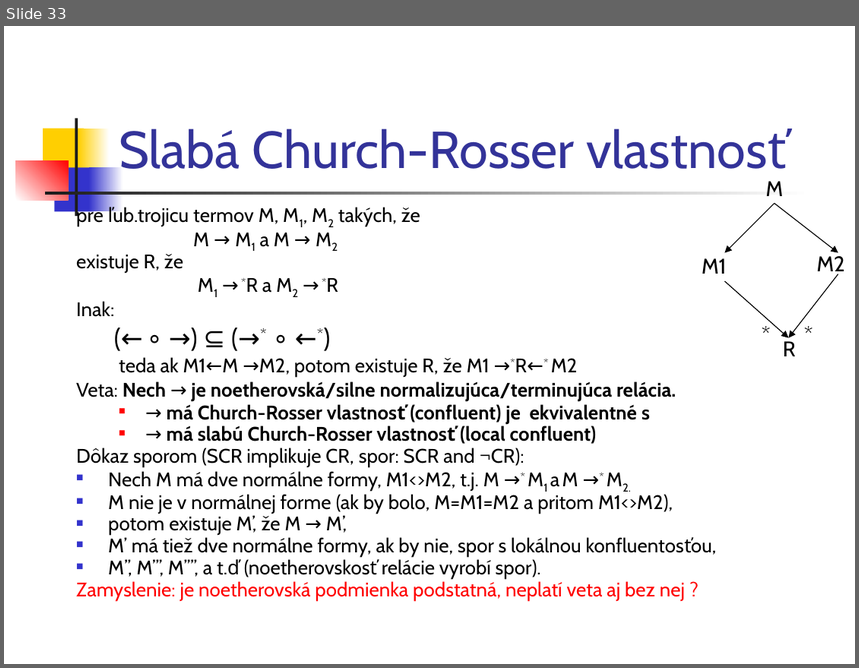
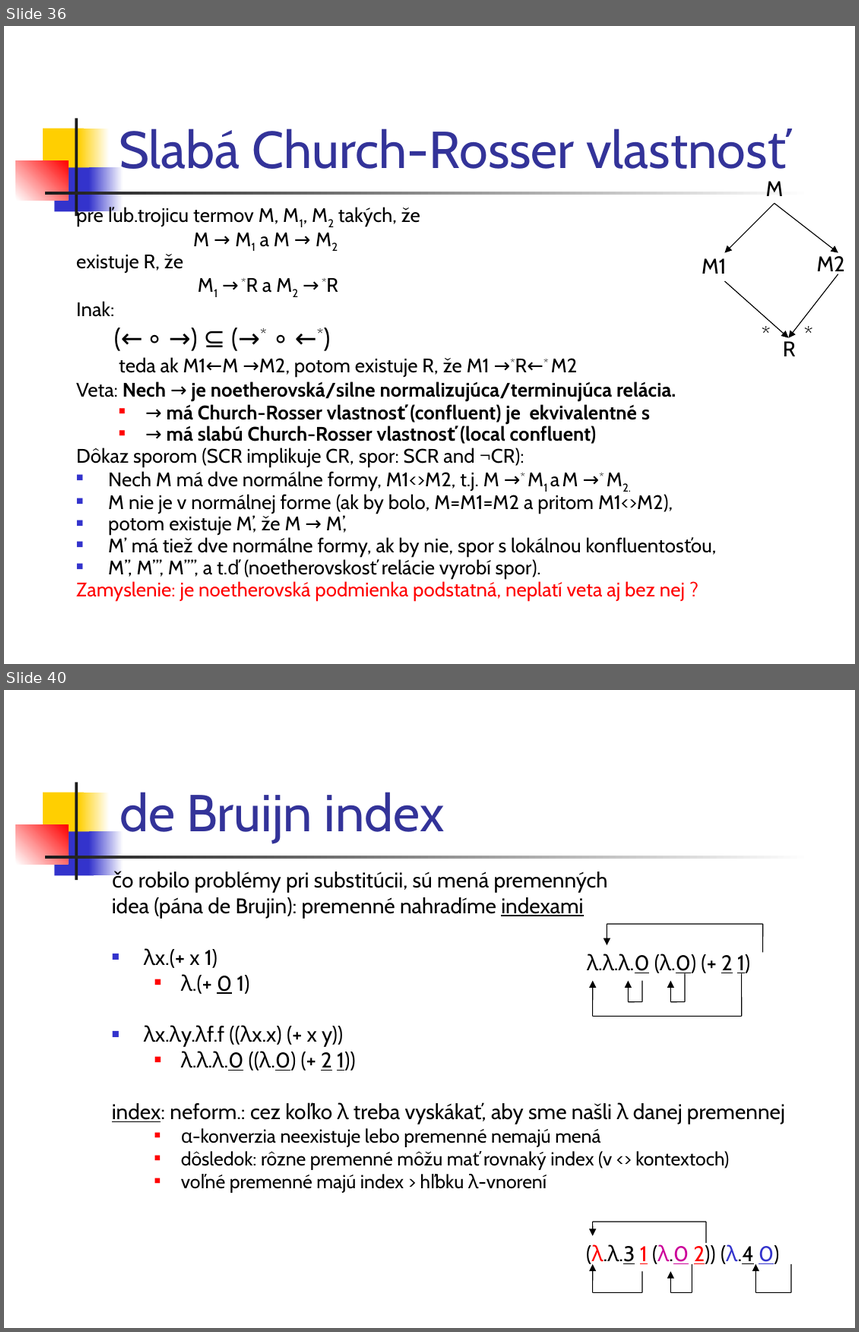
Before and after one commit to Funkcionalne/Prednasky, a slide deck: 06/06_fpro.ppt. Shown one above the other, each under a label of ours: slide 33 before the commit, slides 36 and 40 after it; the slides between them are not shown. The pictures are 859x668 and 859x1332 pixels, drawn with LibreOffice and Linux fonts; fonts in the diff are those of the drawing. Boxes give left, top, right and bottom in pixels: in the first picture for what was removed or moved away, otherwise in the second. Text is boxed around its words. In the diff, an @@ line names an element or a change of style, - is before the commit and + after.

```diff
--- a/06/06_fpro.ppt
+++ b/06/06_fpro.ppt
@@ slide 40 added at [4,690,855,1328], background #FFFFFF; not listed: 7 template elements that a slide beside it also shows @@
@@ title added at [120,792,445,843], 44 pt, text #333399 @@
+de Bruijn index
@@ text added at [112,872,785,1192], 18 pt, text #000000 @@
+čo robilo problémy pri substitúcii, sú mená premenných
+idea (pána de Brujin): premenné nahradíme indexami
+■ λx.(+ x 1)
+  ■ λ.(+ 0 1)
+■ λx.λy.λf.f ((λx.x) (+ x y))
+  ■ λ.λ.λ.0 ((λ.0) (+ 2 1))
+index: neform.: cez koľko λ treba vyskákať, aby sme našli λ danej premennej
+  ■ α-konverzia neexistuje lebo premenné nemajú mená
+  ■ dôsledok: rôzne premenné môžu mať rovnaký index (v <> kontextoch)
+  ■ voľné premenné majú index > hľbku λ-vnorení
@@ line added from (763, 924) to (607, 924), #000000 0.74 pt @@
@@ arrow added from (607, 924) to (607, 945), #000000 0.74 pt @@
@@ line added from (763, 952) to (763, 924), #000000 0.74 pt @@
@@ text added at [587,954,750,976], 18 pt, text #000000 @@
+λ.λ.λ.0 (λ.0) (+ 2 1)
@@ arrow added from (593, 1016) to (593, 981), #000000 0.74 pt @@
@@ arrow added from (628, 1002) to (628, 981), #000000 0.74 pt @@
@@ line added from (642, 981) to (642, 1002), #000000 0.74 pt @@
@@ arrow added from (671, 1002) to (671, 981), #000000 0.74 pt @@
@@ line added from (685, 973) to (685, 1002), #000000 0.74 pt @@
@@ line added from (742, 973) to (742, 1016), #000000 0.74 pt @@
@@ line added from (642, 1002) to (628, 1002), #000000 0.74 pt @@
@@ line added from (685, 1002) to (671, 1002), #000000 0.74 pt @@
@@ line added from (742, 1016) to (593, 1016), #000000 0.74 pt @@
@@ line added from (706, 1222) to (593, 1222), #000000 0.74 pt @@
@@ arrow added from (593, 1222) to (593, 1236), #000000 0.74 pt @@
@@ line added from (706, 1243) to (706, 1222), #000000 0.74 pt @@
@@ text added at [586,1245,779,1266], 18 pt, text #000000 @@
+(λ.λ.3 1 (λ.0 2)) (λ.4 0)
@@ arrow added from (593, 1293) to (593, 1265), #000000 0.74 pt @@
@@ line added from (642, 1271) to (642, 1293), #000000 0.74 pt @@
@@ arrow added from (671, 1293) to (671, 1271), #000000 0.74 pt @@
@@ line added from (692, 1265) to (692, 1293), #000000 0.74 pt @@
@@ arrow added from (756, 1293) to (756, 1265), #000000 0.74 pt @@
@@ line added from (791, 1265) to (791, 1293), #000000 0.74 pt @@
@@ line added from (642, 1293) to (593, 1293), #000000 0.74 pt @@
@@ line added from (692, 1293) to (671, 1293), #000000 0.74 pt @@
@@ line added from (791, 1293) to (756, 1293), #000000 0.74 pt @@
@@ what was slide 33 is now slide 36 @@
```
Also in this commit, not shown: 9 other slides added, 1 slide removed, 3 other files.
